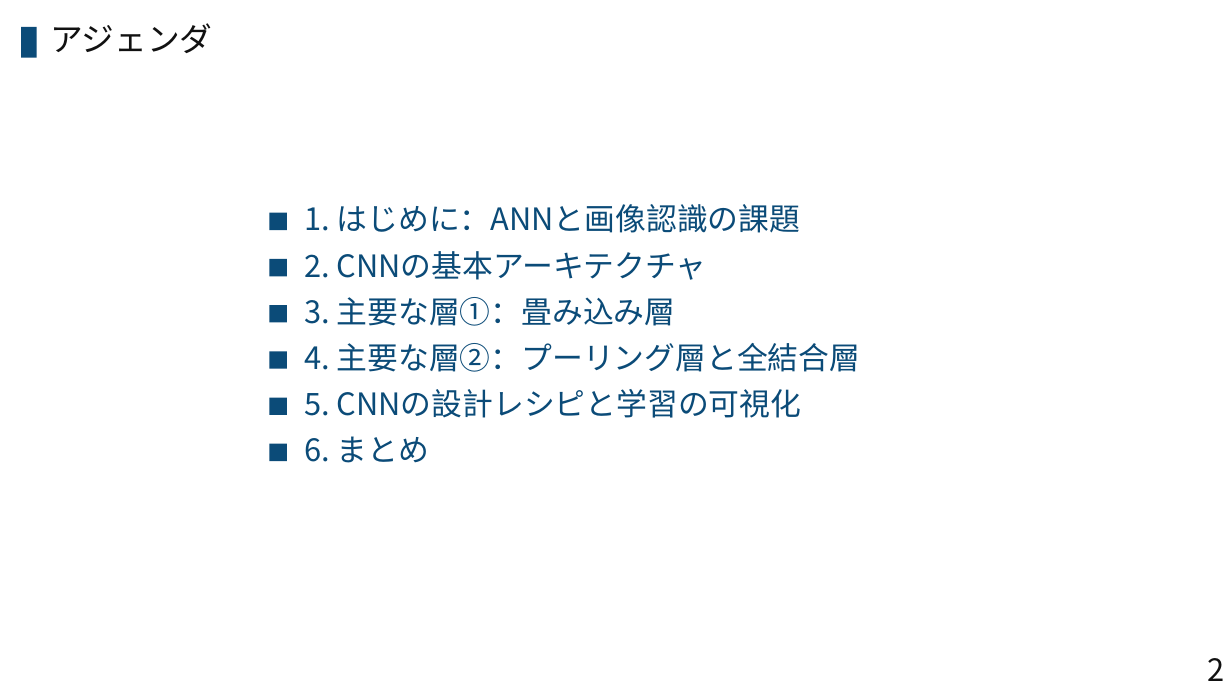
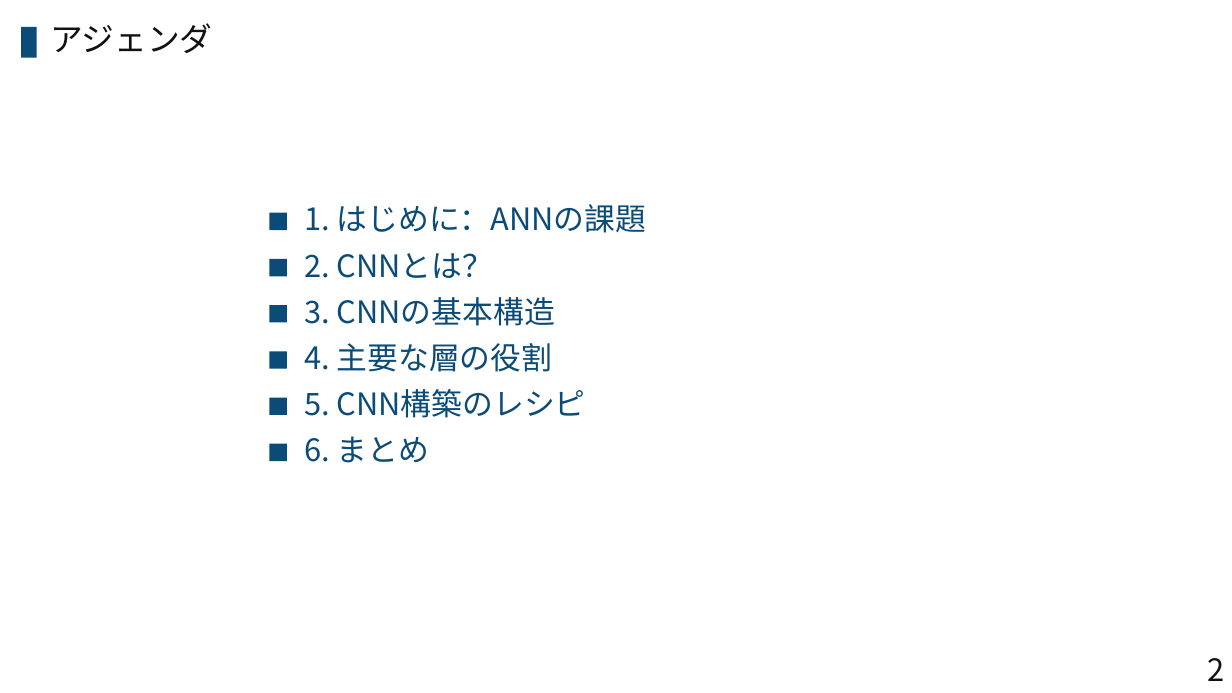
Before and after one commit to syarasyoujyu/create_presentation, a slide deck: slide 2 of data/CNN/step2.pptx. Drawn at 1232x693 pixels with LibreOffice and Linux fonts; fonts in the diff are those of the drawing. Boxes give left, top, right and bottom in pixels: in the first picture for what was removed or moved away, otherwise in the second. Text is boxed around its words. In the diff, an @@ line names an element or a change of style, - is before the commit and + after.

```diff
--- a/data/CNN/step2.pptx
+++ b/data/CNN/step2.pptx
@@ text at (x1=304, y1=204, x2=647, y2=233): text changed @@
-1. はじめに：ANNと画像認識の課題
+1. はじめに：ANNの課題
@@ text at (x1=304, y1=253, x2=494, y2=278): text changed @@
-2. CNNの基本アーキテクチャ
+2. CNNとは？
@@ text at (x1=304, y1=297, x2=555, y2=326): text changed @@
-3. 主要な層①：畳み込み層
+3. CNNの基本構造
@@ text at (x1=304, y1=343, x2=553, y2=372): text changed @@
-4. 主要な層②：プーリング層と全結合層
+4. 主要な層の役割
@@ text at (x1=304, y1=389, x2=586, y2=418): text changed @@
-5. CNNの設計レシピと学習の可視化
+5. CNN構築のレシピ
```
Also in this commit, not shown: 5 other slides changed, 5 slides added, 4 slides removed, 16 other files.
